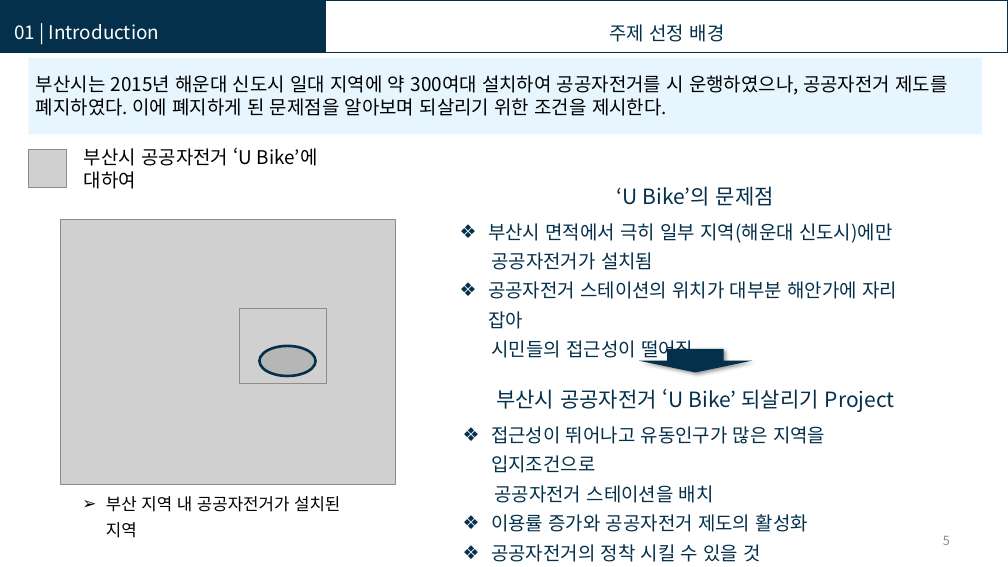
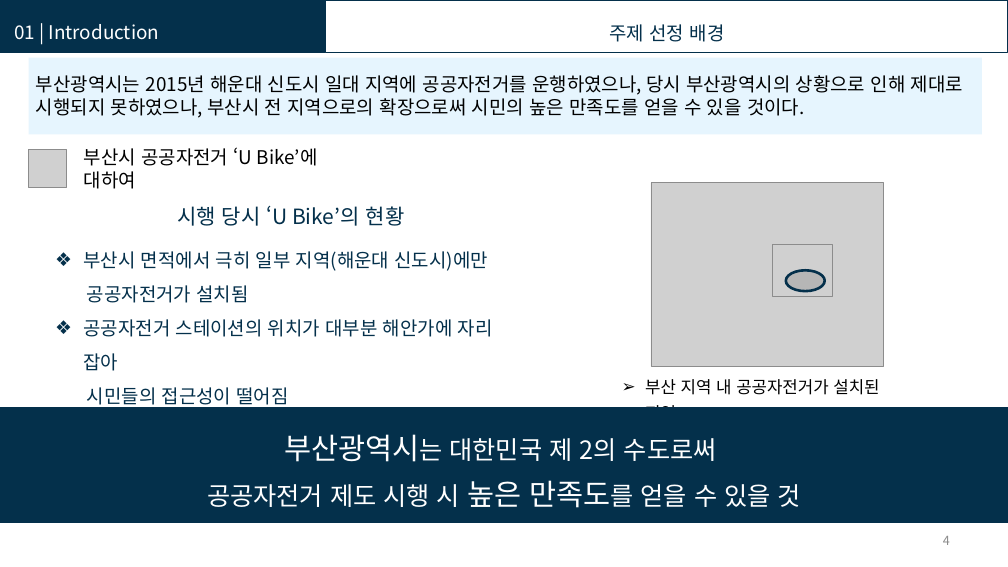
Before and after one commit to KISTI-hackathon-2017/Kangwon-Univ.-Team1, a slide deck: slide 4 of Presentation/U-Bike 타슈.pptx (slide 5 before the commit). Drawn at 1008x567 pixels with LibreOffice and Linux fonts; fonts in the diff are those of the drawing; grey boxes stand for pictures. Boxes give left, top, right and bottom in pixels: in the first picture for what was removed or moved away, otherwise in the second. Text is boxed around its words. In the diff, an @@ line names an element or a change of style, - is before the commit and + after.

```diff
--- a/Presentation/U-Bike 타슈.pptx
+++ b/Presentation/U-Bike 타슈.pptx
@@ text at box(36, 75, 963, 118): text changed @@
-부산시는 2015년 해운대 신도시 일대 지역에 약 300여대 설치하여 공공자전거를 시 운행하였으나, 공공자전거 제도를
-폐지하였다. 이에 폐지하게 된 문제점을 알아보며 되살리기 위한 조건을 제시한다.
+부산광역시는 2015년 해운대 신도시 일대 지역에 공공자전거를 운행하였으나, 당시 부산광역시의 상황으로 인해 제대로 시행되지 못하였으나, 부산시 전 지역으로의 확장으로써 시민의 높은 만족도를 얻을 수 있을 것이다.
@@ text at box(177, 206, 405, 226): text changed @@
-‘U Bike’의 문제점
+시행 당시 ‘U Bike’의 현황
@@ picture: place and size @@
-picture at box(60, 220, 395, 485)
+picture at box(651, 183, 883, 366)
@@ text "부산시 면적에서 극히 일부 지역(해운대 ...": place and size @@
-text "부산시 면적에서 극히 일부 지역(해운대 ..." at box(488, 223, 897, 362)
+text "부산시 면적에서 극히 일부 지역(해운대 ..." at box(84, 251, 493, 409)
@@ text "부산시 면적에서 극히 일부 지역(해운대 ..." at box(84, 251, 493, 409): line spacing 1.3 to 1.5 @@
@@ picture: place and size @@
-picture at box(240, 309, 327, 383)
+picture at box(772, 244, 832, 296)
@@ ellipse: place and size @@
-ellipse at box(259, 346, 315, 377)
+ellipse at box(786, 271, 824, 292)
@@ down arrow removed at box(639, 349, 752, 373) @@
@@ text removed at box(496, 389, 895, 412) @@
-부산시 공공자전거 ‘U Bike’ 되살리기 Project
@@ text "부산 지역 내 공공자전거가 설치된 ..." rewrapped from box(106, 496, 340, 538) to box(645, 379, 879, 407) @@
@@ rectangle added at box(0, 408, 1008, 522), fill #04304B, outline #04304B 2 pt, 24 pt, text #FFFFFF @@
+부산광역시는 대한민국 제 2의 수도로써
+공공자전거 제도 시행 시 높은 만족도를 얻을 수 있을 것
@@ text removed at box(491, 426, 825, 562) @@
-❖ 접근성이 뛰어나고 유동인구가 많은 지역을 입지조건으로
-공공자전거 스테이션을 배치
-❖ 이용률 증가와 공공자전거 제도의 활성화
-❖ 공공자전거의 정착 시킬 수 있을 것
@@ page number at box(943, 536, 950, 545): text changed @@
-5
+4
```
Also in this commit, not shown: 6 other slides changed, 13 slides added, 2 slides removed.
